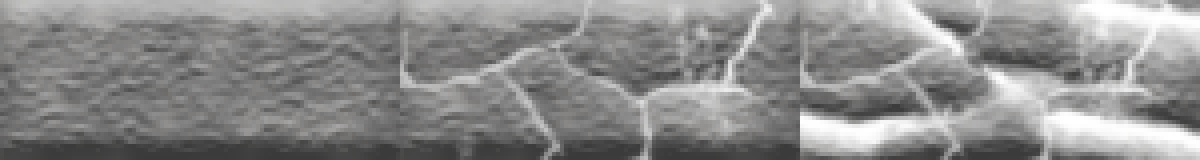
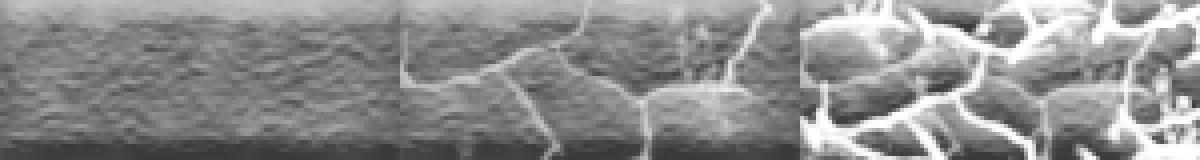
The second 1200 × 160 image is a revision of the first. Changes to its layers:
painted on "Lager 1 kopiera 2" over [800, 0, 1200, 160]
